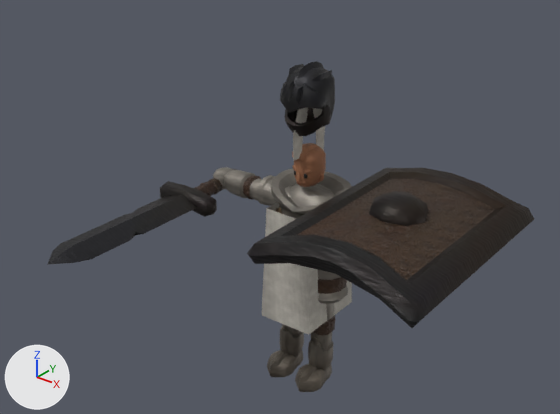
An edit to the glTF model csharp/Unciv.Godot/Packs/units/models/unit/Swordsman.glb, drawn before and after from the same camera.
One viewpoint serves both versions: a camera (50 mm lens) standing at (1.113, -1.514, 1.451) and looking at (0.03, -0.16, 0.612). Lighting does not change. The marker at lower left points along +X, +Y and +Z. The picture after the commit comes second. Where no turn or scale is listed for an object, it has been applied to the vertices.

In view in the first picture: '1H_Sword', 'Knight_Helmet', 'Rectangle_Shield', 'Warrior'.
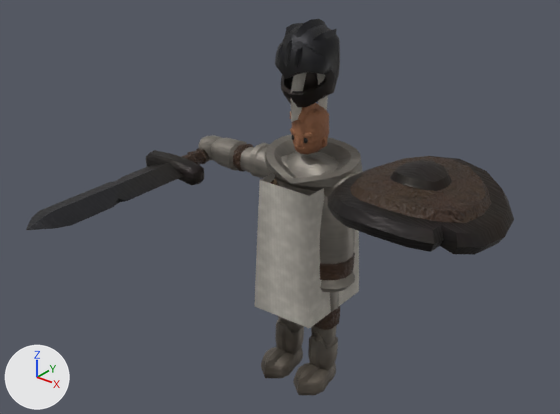
What differs and where, as boxes (x1, y1, x2, y2) in the pictures (560 x 414 px):
'Warrior', moved, rescaled (19% wider, 13% taller): before (213, 107, 352, 392); after (198, 72, 363, 395)
'Rectangle_Shield', deleted: before (247, 168, 534, 328)
    faces in mat_iron: (247, 168, 534, 328)
    faces in mat_leather: (298, 179, 496, 280)
'Round_Shield', added: after (328, 156, 514, 255)
    faces in mat_iron: (328, 156, 514, 255)
    faces in mat_leather: (350, 156, 491, 223)
'1H_Sword', moved, rescaled: before (47, 169, 237, 265); after (26, 148, 209, 230)
'Knight_Helmet', moved, rescaled (18% wider, 17% taller): before (280, 61, 335, 136); after (275, 19, 340, 107)

The change in detail:
Mesh me_mesh_round_shield is new.
It has 151 vertices, 284 faces and spans x -0.212..0.212, y -0.212..0.212, z -0.069..0.09.
Faces by material slot: [110, 174].
It uses material mat_leather.
It uses material mat_iron.
Object 'Warrior' (ob_warrior) moves from (0.0, 0.0, -0.009) to (0.0, 0.0, -0.011).
Object 'Warrior' (ob_warrior) is rescaled from (0.365, 0.365, 0.365) to (0.421, 0.421, 0.421).
Object 'Rectangle_Shield' (ob_rectangle_shield) is deleted.
Object '1H_Sword' (ob_1h_sword) moves from (-0.308, -0.068, 0.53) to (-0.356, -0.063, 0.611).
Object '1H_Sword' (ob_1h_sword) is rescaled from (0.388, 0.388, 0.388) to (0.401, 0.401, 0.401).
Object 'Knight_Helmet' (ob_knight_helmet) moves from (0.0, 0.0, 0.772) to (0.0, 0.0, 0.852).
Object 'Knight_Helmet' (ob_knight_helmet) is rescaled from (0.114, 0.123, 0.132) to (0.132, 0.142, 0.153).
Object 'Round_Shield' (ob_round_shield) is new; it shows me_mesh_round_shield.
Its location is (0.356, -0.058, 0.686).
